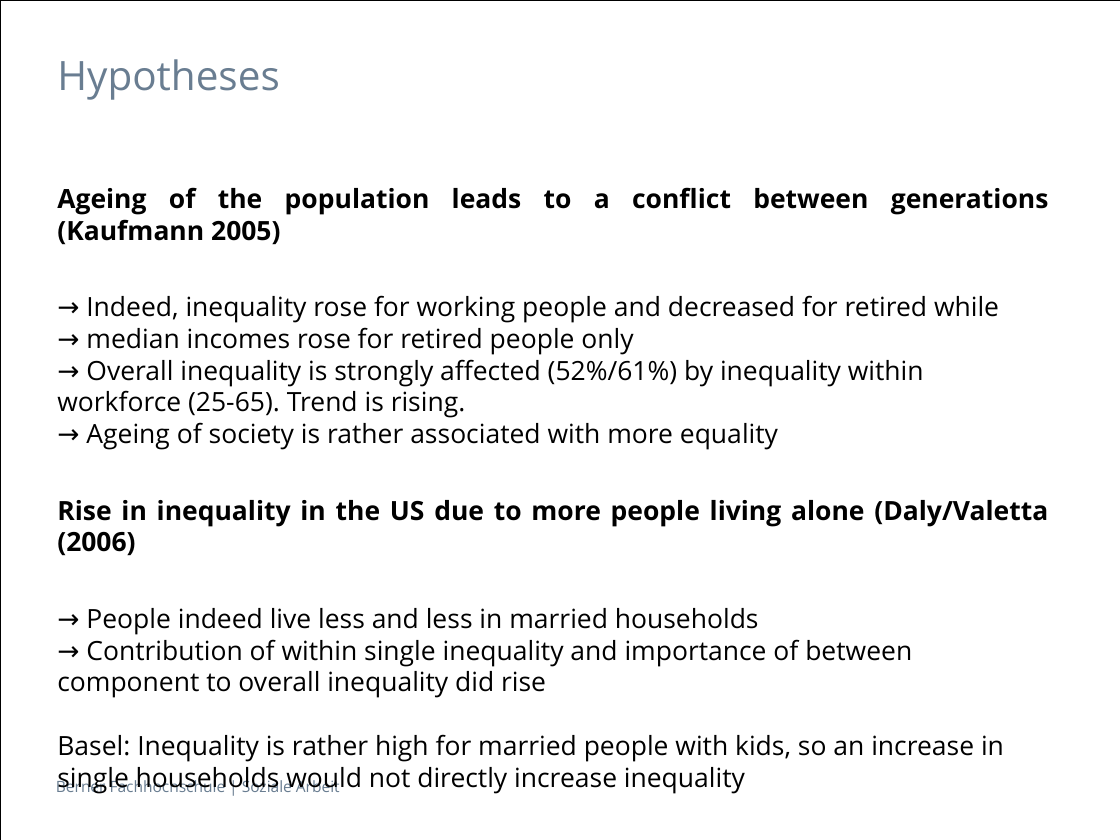
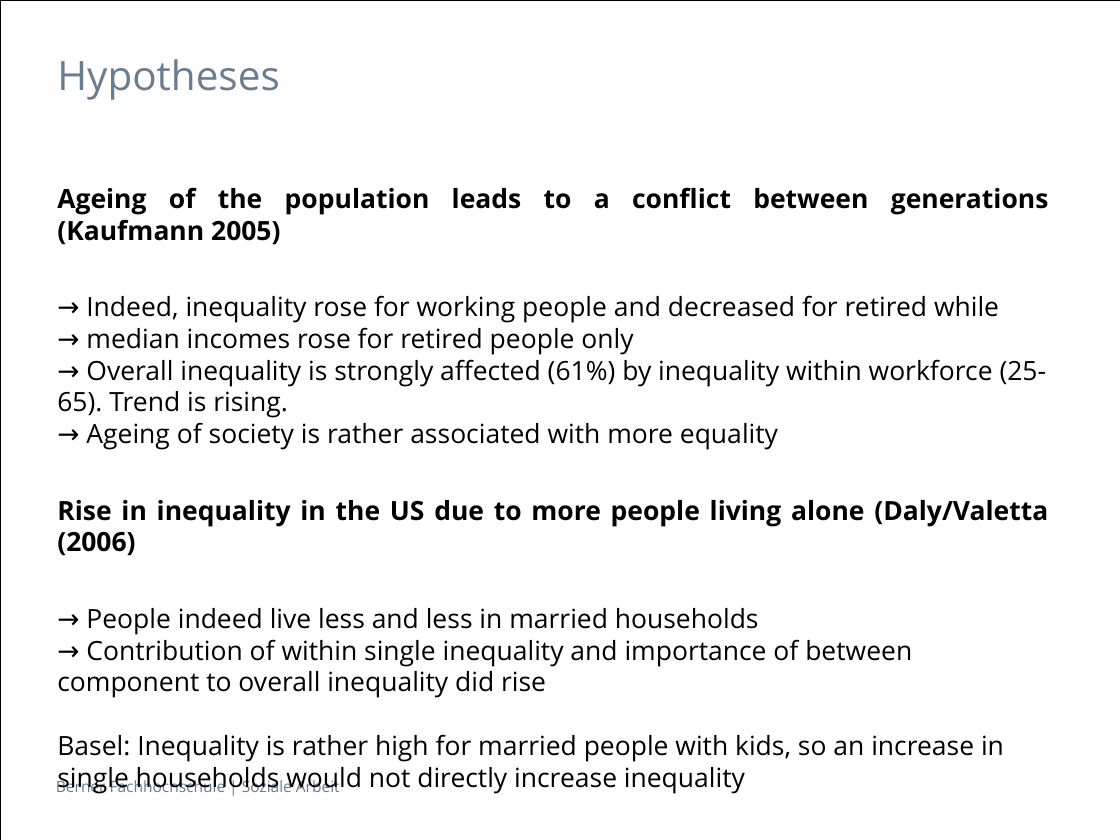
Before and after one commit to hackstutz/neuchatel, a slide deck: slide 21 of presentation/Inequality by Demographic Factors_V4.5.pptx. Drawn at 1120x840 pixels with LibreOffice and Linux fonts; fonts in the diff are those of the drawing. Boxes give left, top, right and bottom in pixels: in the first picture for what was removed or moved away, otherwise in the second. Text is boxed around its words. In the diff, an @@ line names an element or a change of style, - is before the commit and + after.

```diff
--- a/presentation/Inequality by Demographic Factors_V4.5.pptx
+++ b/presentation/Inequality by Demographic Factors_V4.5.pptx
@@ text at (x1=57, y1=359, x2=1047, y2=418): text changed @@
-→ Overall inequality is strongly affected (52%/61%) by inequality within workforce (25-65). Trend is rising.
+→ Overall inequality is strongly affected (61%) by inequality within workforce (25-65). Trend is rising.
```
Also in this commit, not shown: 1 other slide changed, 1 other file.
